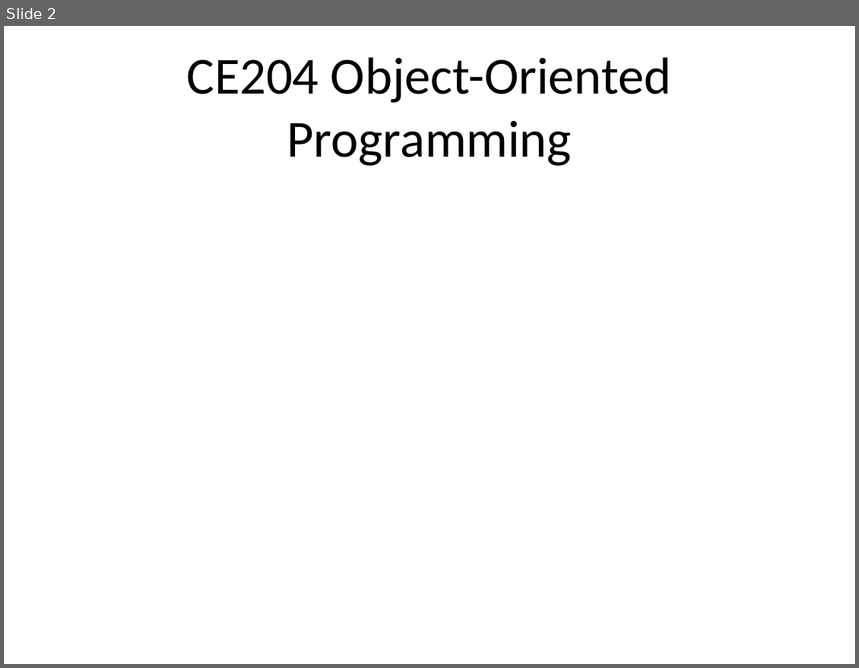
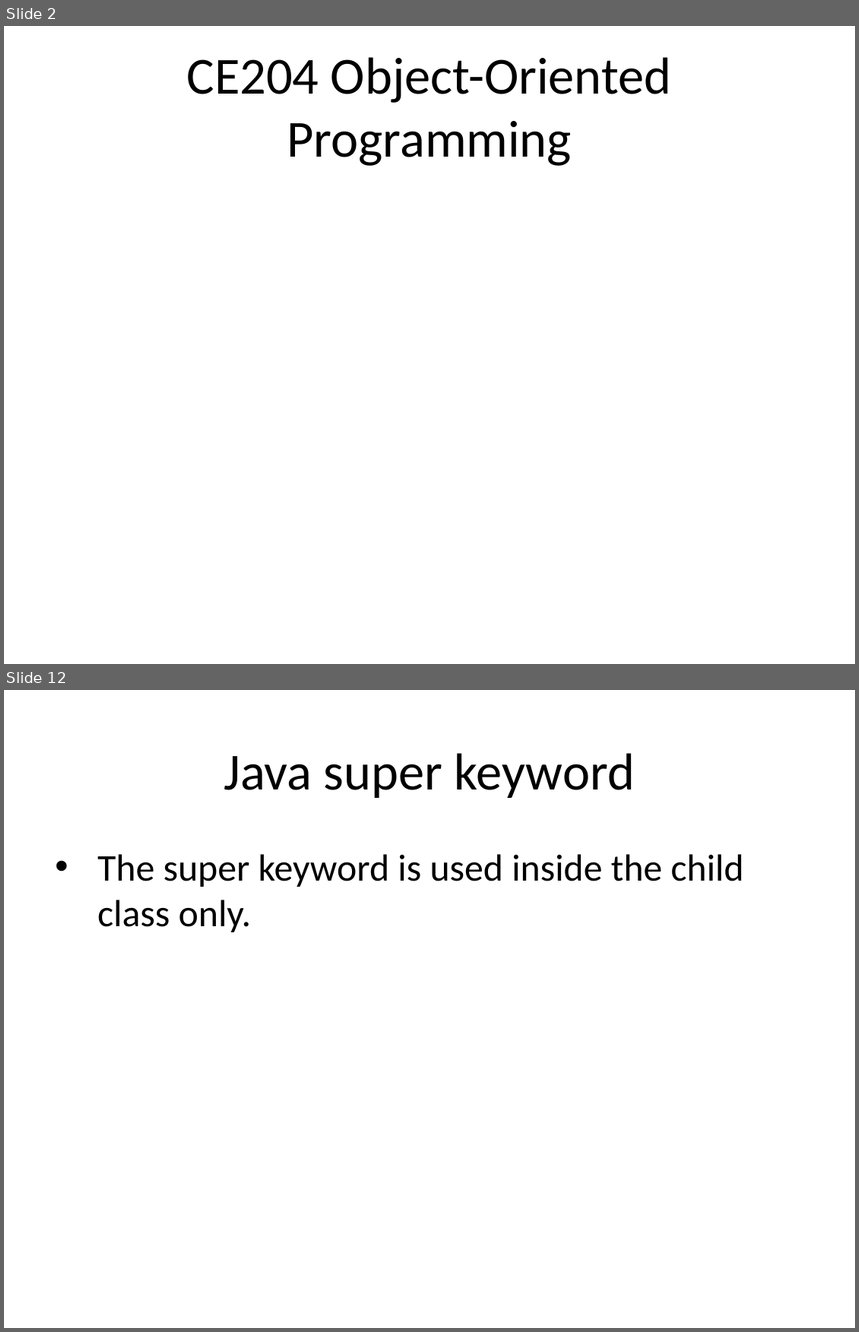
Before and after one commit to ucoruh/ce204-object-oriented-programming, a slide deck: docs/week-2/ce204-week-2.md_word.pptx. Shown one above the other, each under a label of ours: slide 2 before the commit, slides 2 and 12 after it; the slides between them are not shown. The pictures are 859x668 and 859x1332 pixels, drawn with LibreOffice and Linux fonts; fonts in the diff are those of the drawing. Boxes give left, top, right and bottom in pixels: in the first picture for what was removed or moved away, otherwise in the second. Text is boxed around its words. In the diff, an @@ line names an element or a change of style, - is before the commit and + after.

```diff
--- a/docs/week-2/ce204-week-2.md_word.pptx
+++ b/docs/week-2/ce204-week-2.md_word.pptx
@@ slide 12 added at bbox=[4, 690, 855, 1328], background #FFFFFF @@
@@ title added at bbox=[224, 753, 635, 798], 44 pt, text #000000 @@
+Java super keyword
@@ text added at bbox=[97, 854, 744, 932], 32 pt, text #000000 @@
+• The super keyword is used inside the child class only.
```
Also in this commit, not shown: 2 slides changed, 81 other slides added, 3 slides removed, 18 other files.
